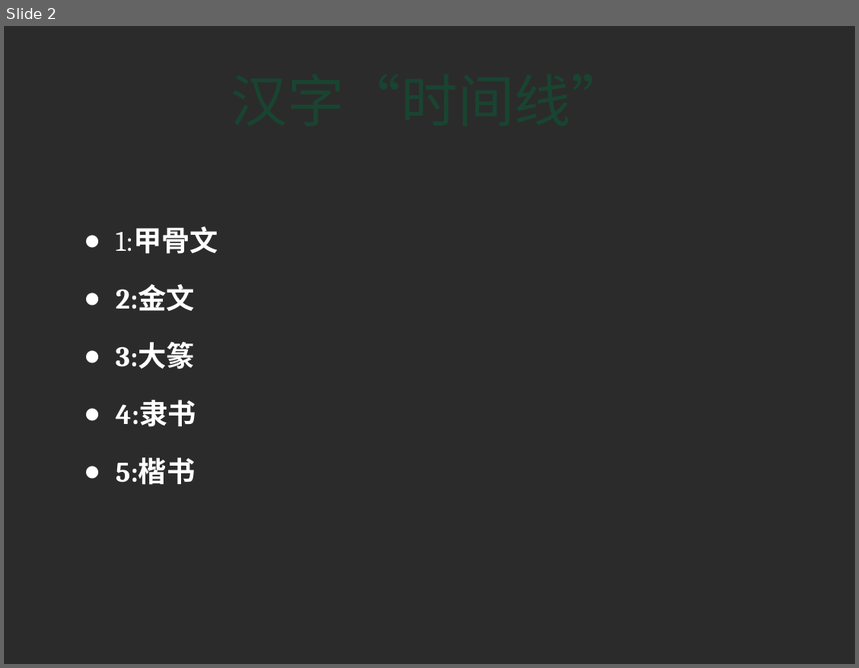
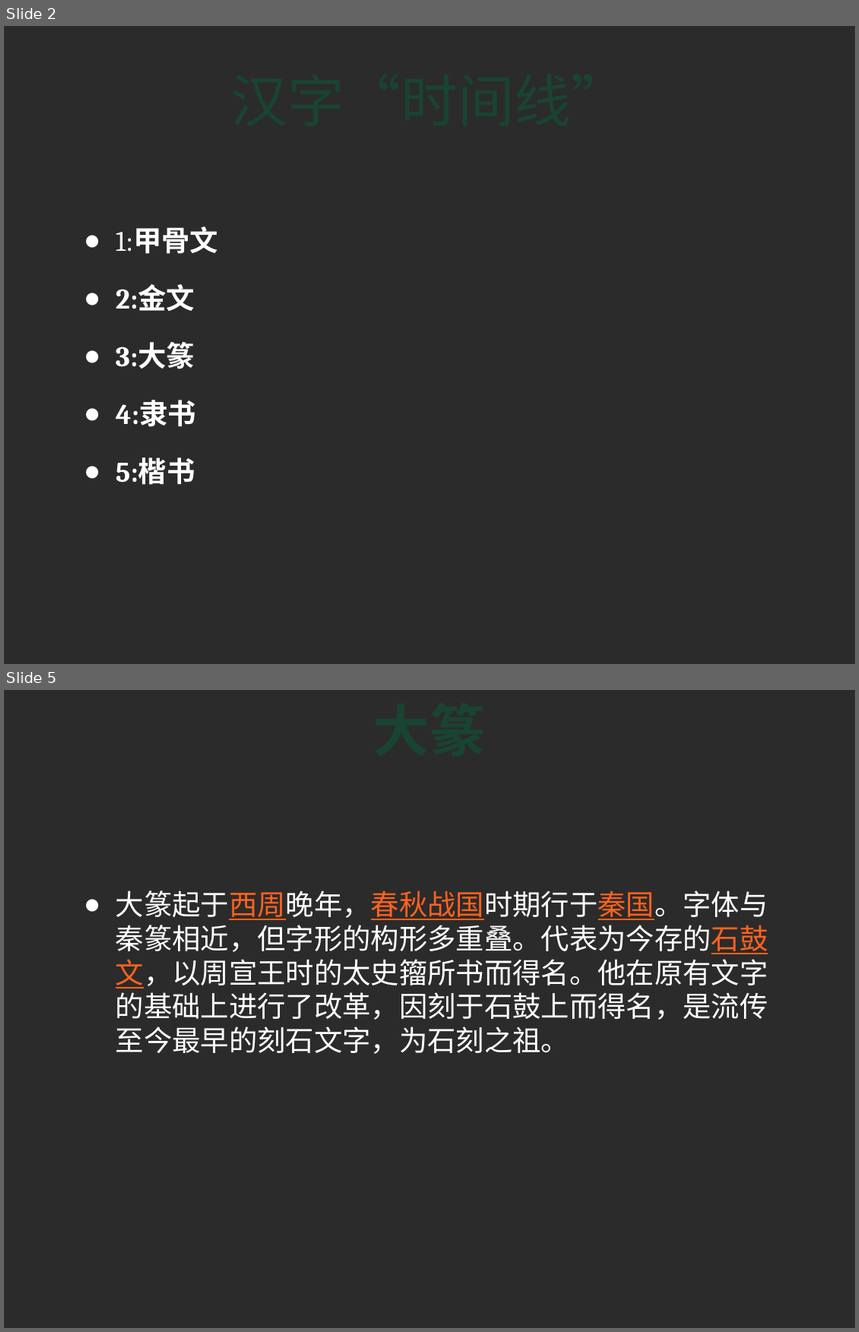
Before and after one commit to calvinweb/ppt, a slide deck: 有趣的汉字.pptx. Shown one above the other, each under a label of ours: slide 2 before the commit, slides 2 and 5 after it; the slides between them are not shown. The pictures are 859x668 and 859x1332 pixels, drawn with LibreOffice and Linux fonts; fonts in the diff are those of the drawing; background and template pictures are left out; a plain dark background stands for a picture behind light text. Boxes give left, top, right and bottom in pixels: in the first picture for what was removed or moved away, otherwise in the second. Text is boxed around its words. In the diff, an @@ line names an element or a change of style, - is before the commit and + after.

```diff
--- a/有趣的汉字.pptx
+++ b/有趣的汉字.pptx
@@ slide 5 added at bbox=[4, 690, 855, 1328], background picture (left out) @@
@@ title added at bbox=[75, 698, 784, 830], 48 pt, text #194431, bold @@
+大篆
@@ text added at bbox=[116, 891, 769, 1054], 24 pt, text #FFFFFF @@
+● 大篆起于西周晚年，春秋战国时期行于秦国。字体与秦篆相近，但字形的构形多重叠。代表为今存的石鼓文，以周宣王时的太史籀所书而得名。他在原有文字的基础上进行了改革，因刻于石鼓上而得名，是流传至今最早的刻石文字，为石刻之祖。
```
Also in this commit, not shown: 3 other slides added.
